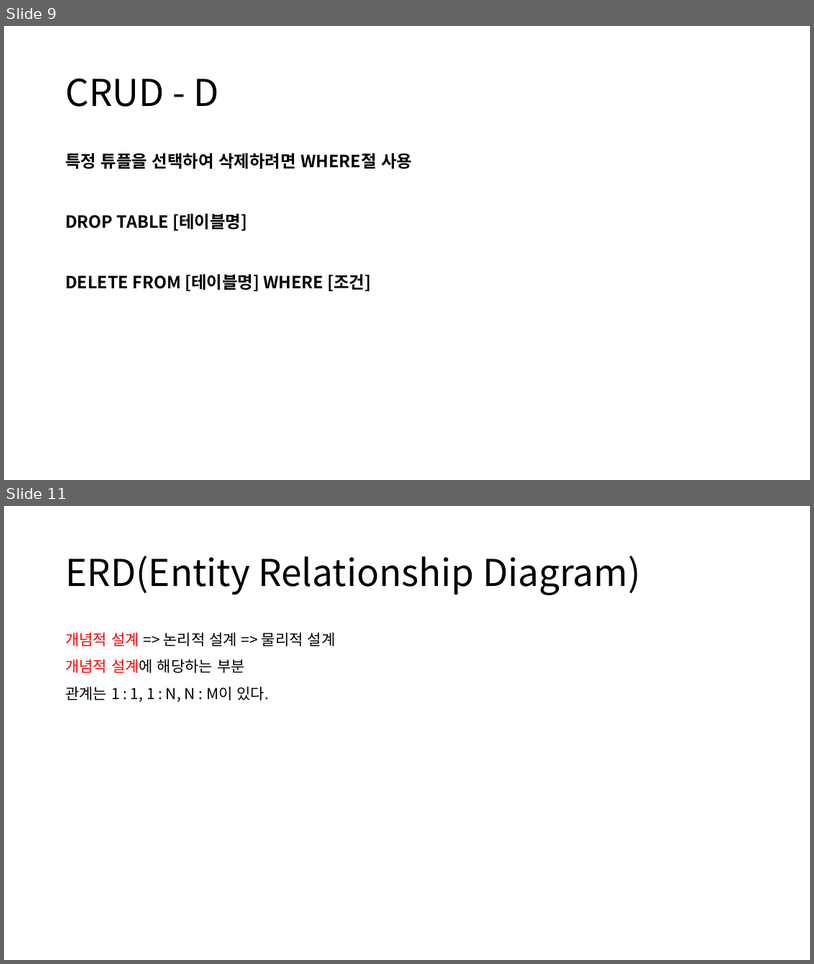
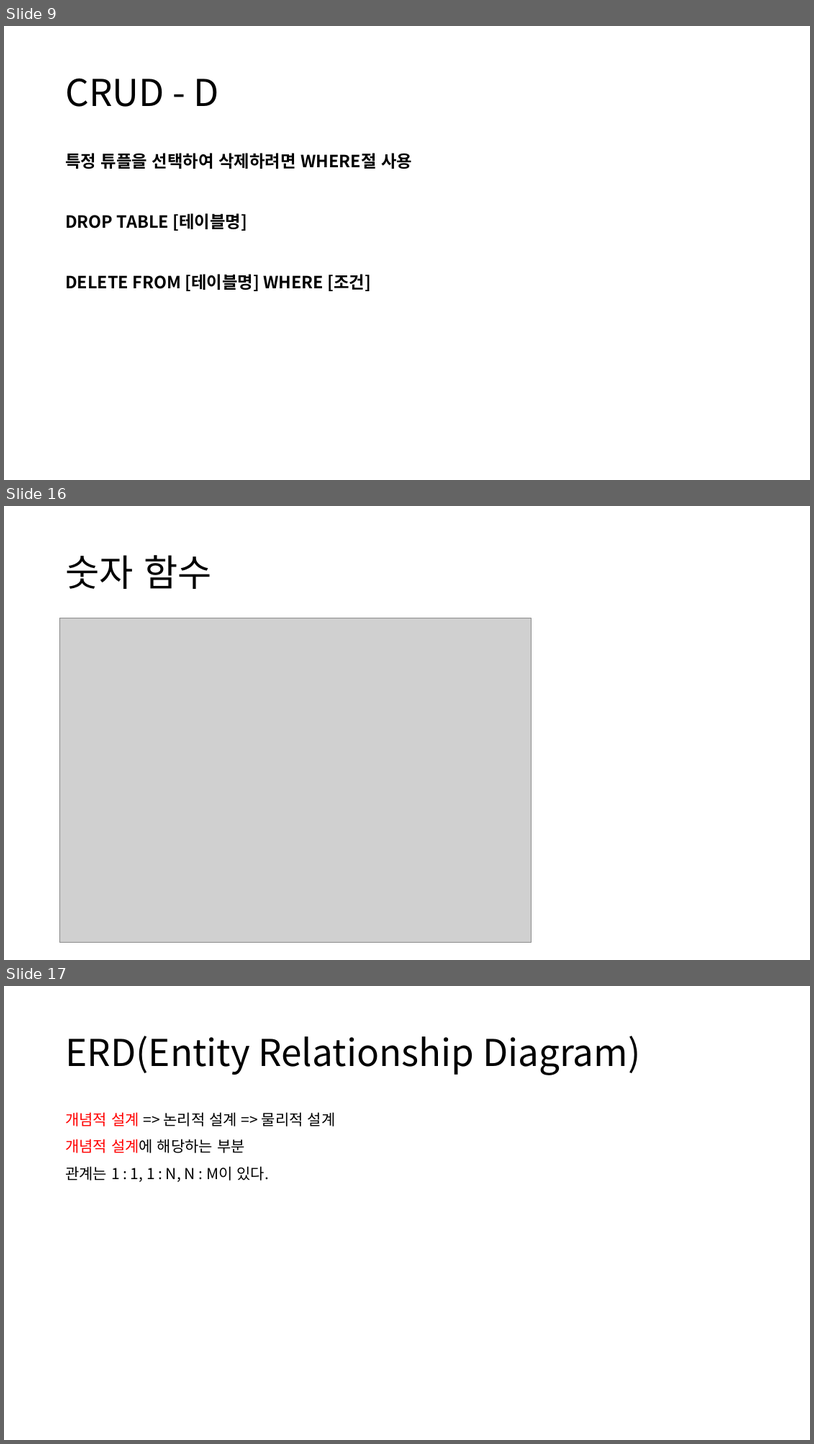
Before and after one commit to 98jiyong/DB, a slide deck: 자료/DB정리.pptx. Shown one above the other, each under a label of ours: slides 9 and 11 before the commit, slides 9, 16 and 17 after it; the slides between them are not shown. The pictures are 814x964 and 814x1444 pixels, drawn with LibreOffice and Linux fonts; fonts in the diff are those of the drawing; grey boxes stand for pictures. Boxes give left, top, right and bottom in pixels: in the first picture for what was removed or moved away, otherwise in the second. Text is boxed around its words. In the diff, an @@ line names an element or a change of style, - is before the commit and + after.

```diff
--- a/자료/DB정리.pptx
+++ b/자료/DB정리.pptx
@@ slide 16 added at <box>4,506,810,960</box>, background #FFFFFF @@
@@ title added at <box>65,555,211,589</box>, 44 pt, text #000000 @@
+숫자 함수
@@ picture added at <box>59,618,532,943</box> @@
@@ what was slide 11 is now slide 17 @@
```
Also in this commit, not shown: 6 other slides added, 1 slide removed, 2 other files.
